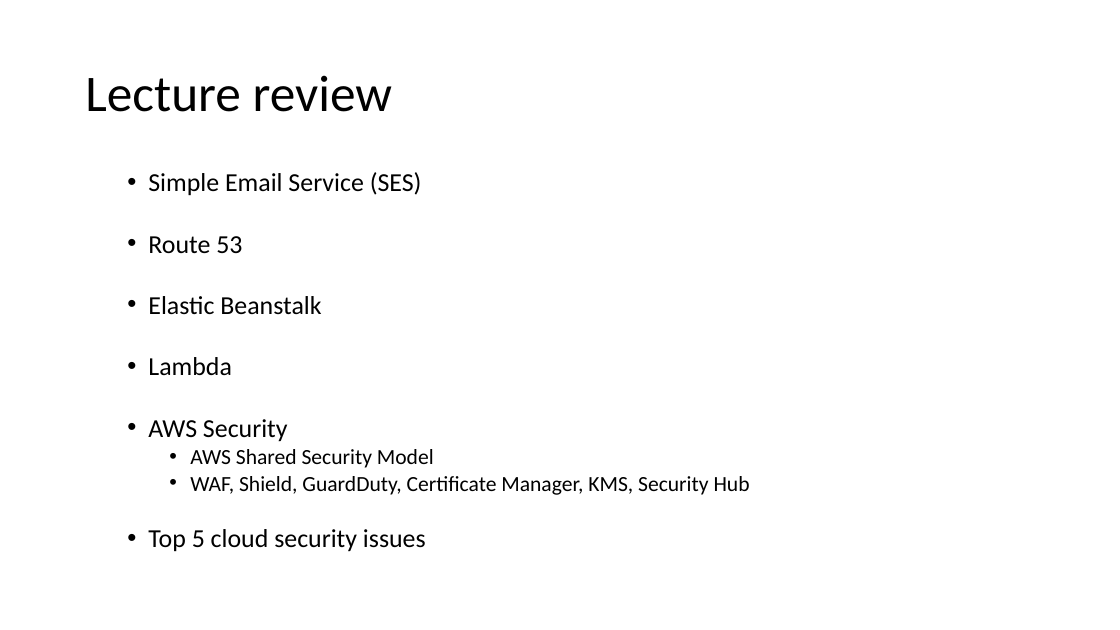
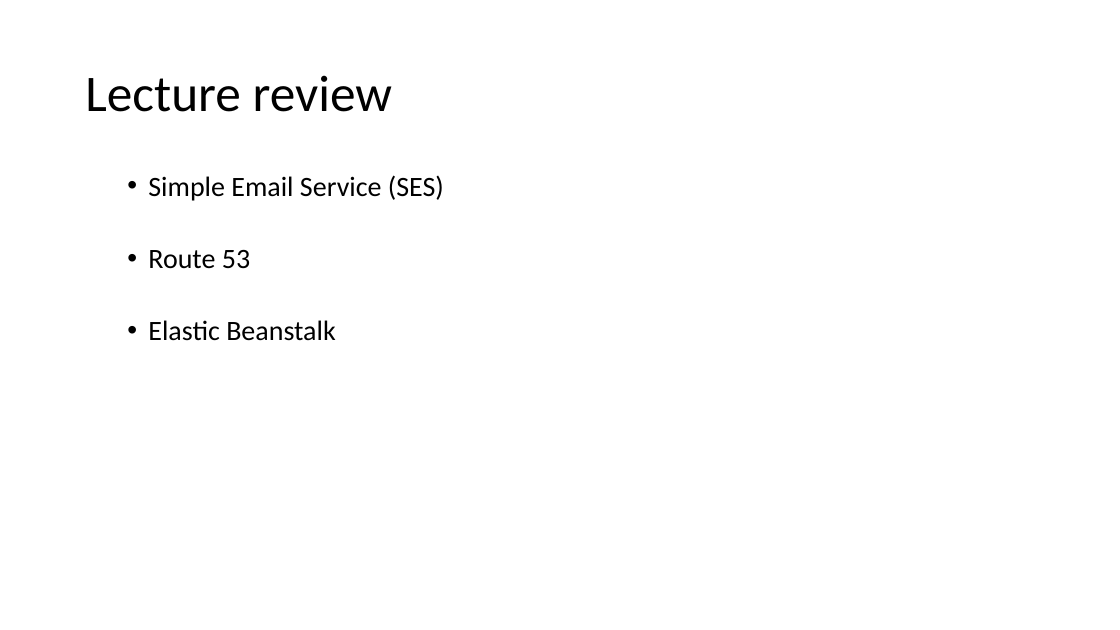
Before and after one commit to jasondbaker/infrastructure-class, a slide deck: slide 4 of review/lecture-review-week-5.pptx. Drawn at 1120x630 pixels with LibreOffice and Linux fonts; fonts in the diff are those of the drawing. Boxes give left, top, right and bottom in pixels: in the first picture for what was removed or moved away, otherwise in the second. Text is boxed around its words. In the diff, an @@ line names an element or a change of style, - is before the commit and + after.

```diff
--- a/review/lecture-review-week-5.pptx
+++ b/review/lecture-review-week-5.pptx
@@ text "Simple Email Service (SES)" at [148, 175, 444, 341]: size 22.2 to 24 pt; line spacing 0.8 to 0.9 @@
@@ text at [148, 357, 750, 552]: paragraphs removed @@
-  • Lambda
-  • AWS Security
-    • AWS Shared Security Model
-    • WAF, Shield, GuardDuty, Certificate Manager, KMS, Security Hub
-  • Top 5 cloud security issues
```
Also in this commit, not shown: 2 other slides changed, 4 other files.
